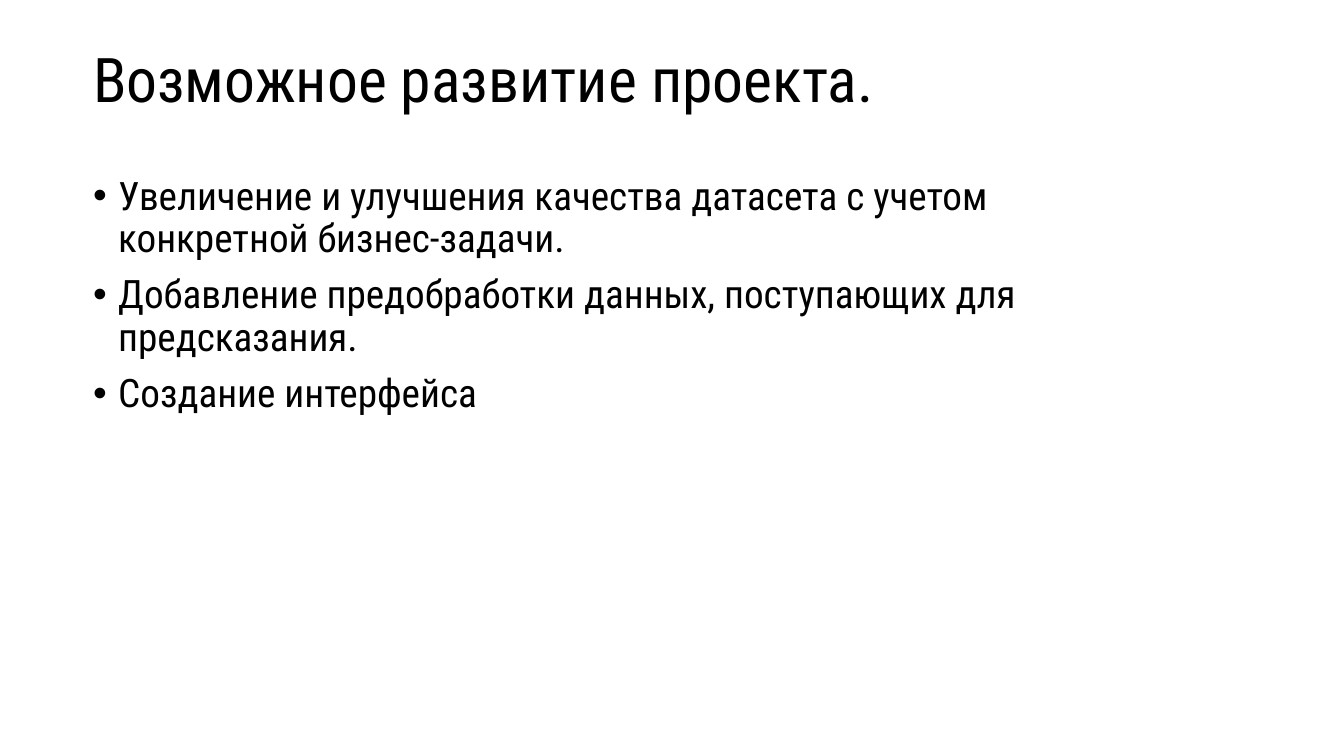
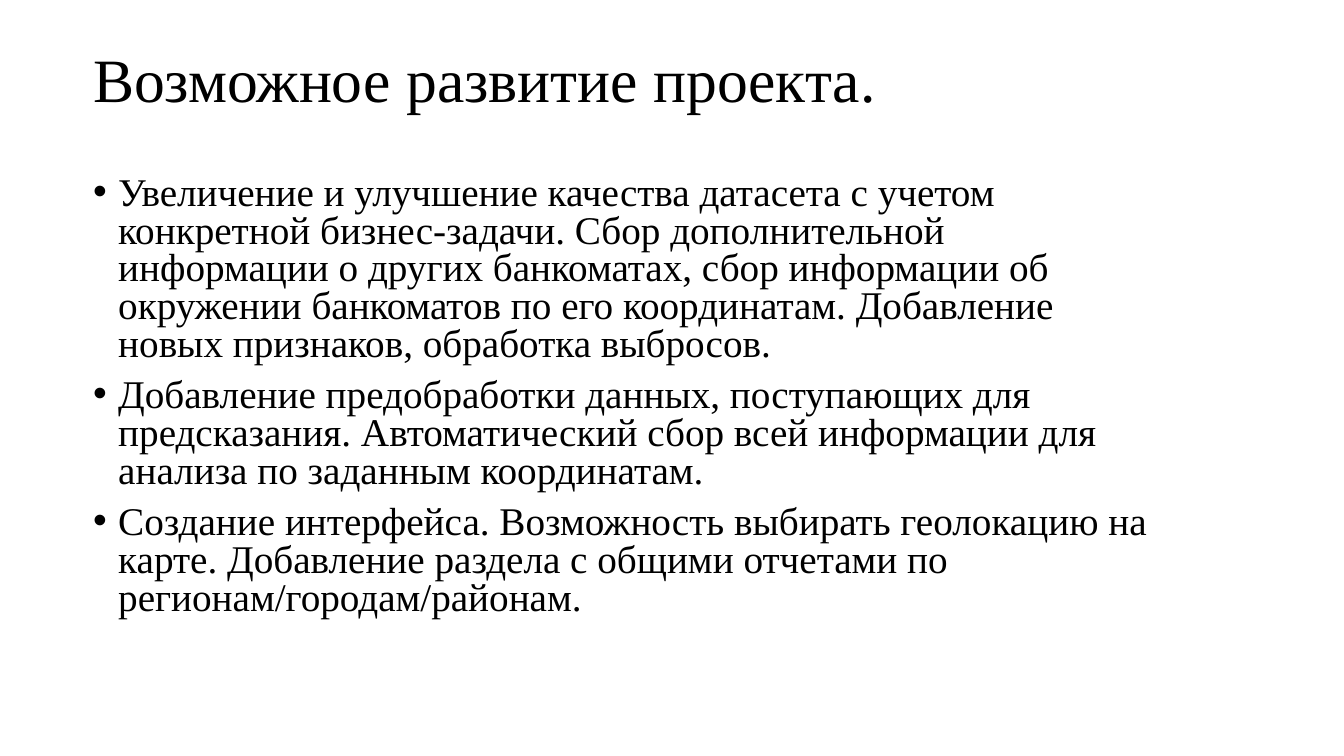
Before and after one commit to ElenaDoroshenko97/itog_project_ds16, a slide deck: slide 10 of Определение популярности геолокации для размещения банкомата Росбанка и его партнеров.pptx (slide 9 before the commit). Drawn at 1344x756 pixels with LibreOffice and Linux fonts; fonts in the diff are those of the drawing. Boxes give left, top, right and bottom in pixels: in the first picture for what was removed or moved away, otherwise in the second. Text is boxed around its words. In the diff, an @@ line names an element or a change of style, - is before the commit and + after.

Commit message:
fix pptx

```diff
--- a/Определение популярности геолокации для размещения банкомата Росбанка и его партнеров.pptx
+++ b/Определение популярности геолокации для размещения банкомата Росбанка и его партнеров.pptx
@@ title "Возможное развитие проекта." at <box>93,61,875,113</box>: font Roboto Condensed to Times New Roman @@
@@ text at <box>118,180,1146,618</box>: text changed; font Roboto Condensed to Times New Roman @@
-• Увеличение и улучшения качества датасета с учетом конкретной бизнес-задачи.
-• Добавление предобработки данных, поступающих для предсказания.
-• Создание интерфейса
+• Увеличение и улучшение качества датасета с учетом конкретной бизнес-задачи. Сбор дополнительной информации о других банкоматах, сбор информации об окружении банкоматов по его координатам. Добавление новых признаков, обработка выбросов.
+• Добавление предобработки данных, поступающих для предсказания. Автоматический сбор всей информации для анализа по заданным координатам.
+• Создание интерфейса. Возможность выбирать геолокацию на карте. Добавление раздела с общими отчетами по регионам/городам/районам.
```
Also in this commit, not shown: 7 other slides changed, 2 slides added, 1 slide removed.
